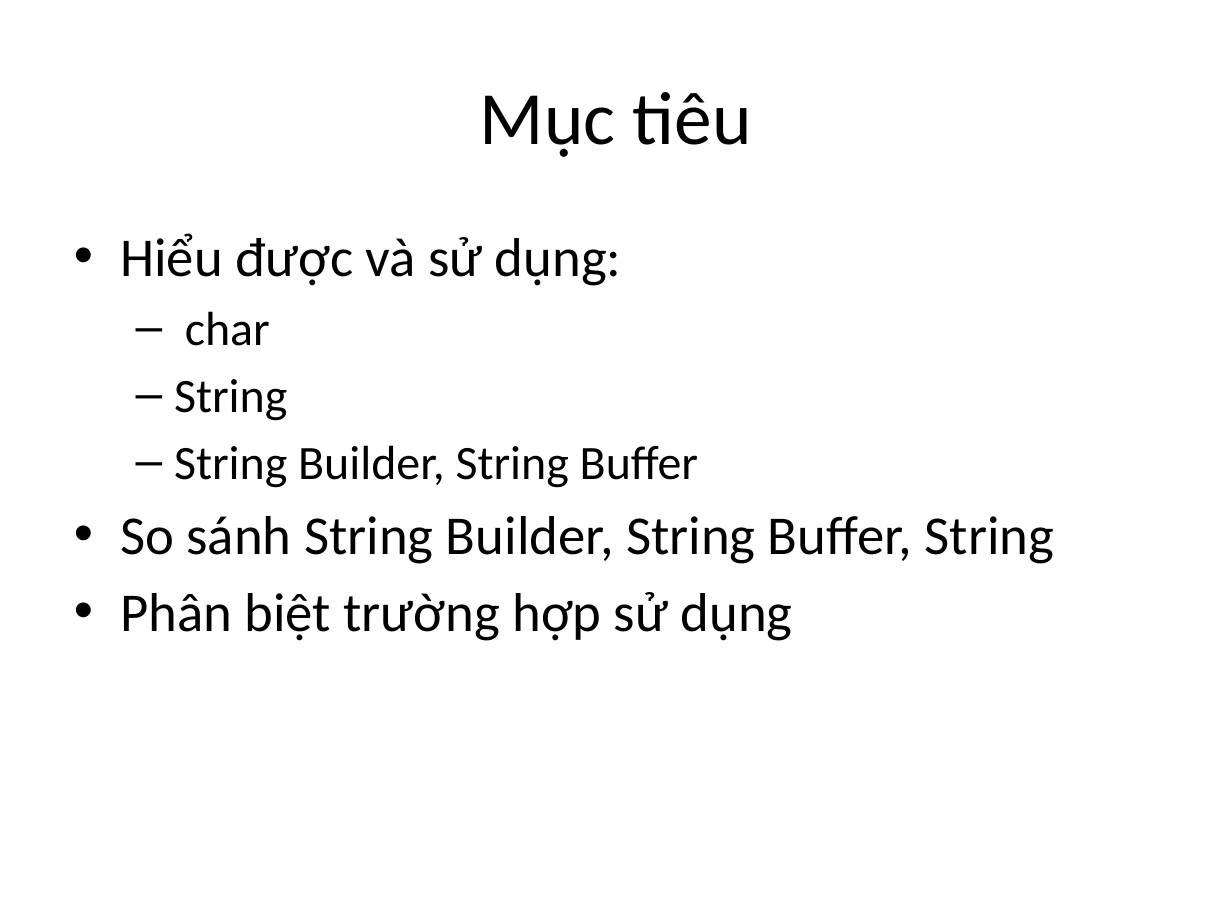
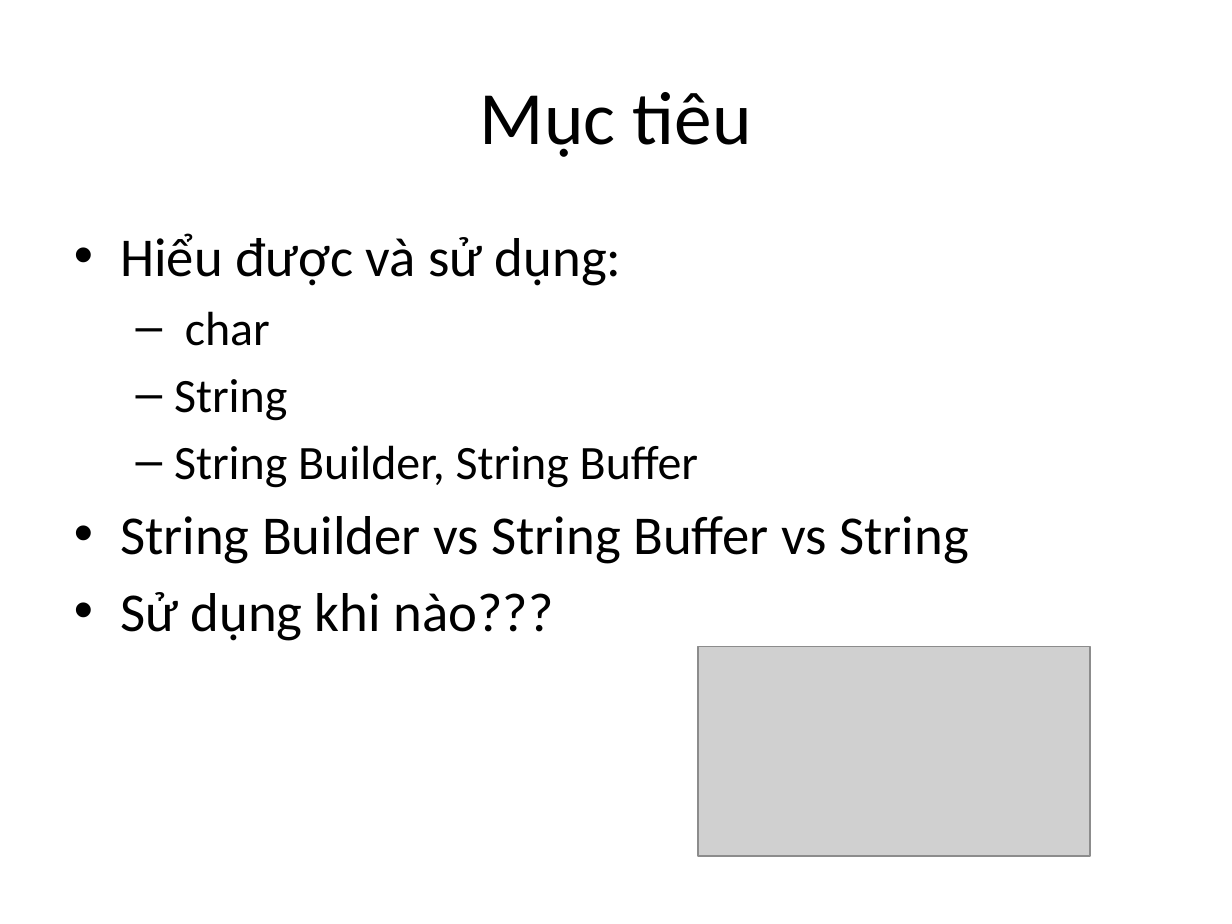
Before and after one commit to phithanh97cs/T3H, a slide deck: slide 2 of 3. Back-end/1. JavaCore/5. String, String Builder, String Buffer.pptx. Drawn at 1232x924 pixels with LibreOffice and Linux fonts; fonts in the diff are those of the drawing; grey boxes stand for pictures. Boxes give left, top, right and bottom in pixels: in the first picture for what was removed or moved away, otherwise in the second. Text is boxed around its words. In the diff, an @@ line names an element or a change of style, - is before the commit and + after.

```diff
--- a/3. Back-end/1. JavaCore/5. String, String Builder, String Buffer.pptx
+++ b/3. Back-end/1. JavaCore/5. String, String Builder, String Buffer.pptx
@@ text at <box>120,516,969,641</box>: text changed @@
-• So sánh String Builder, String Buffer, String
-• Phân biệt trường hợp sử dụng
+• String Builder vs String Buffer vs String
+• Sử dụng khi nào???
@@ picture added at <box>699,647,1090,856</box> @@
```
Also in this commit, not shown: 4 other slides changed, 15 slides added.
